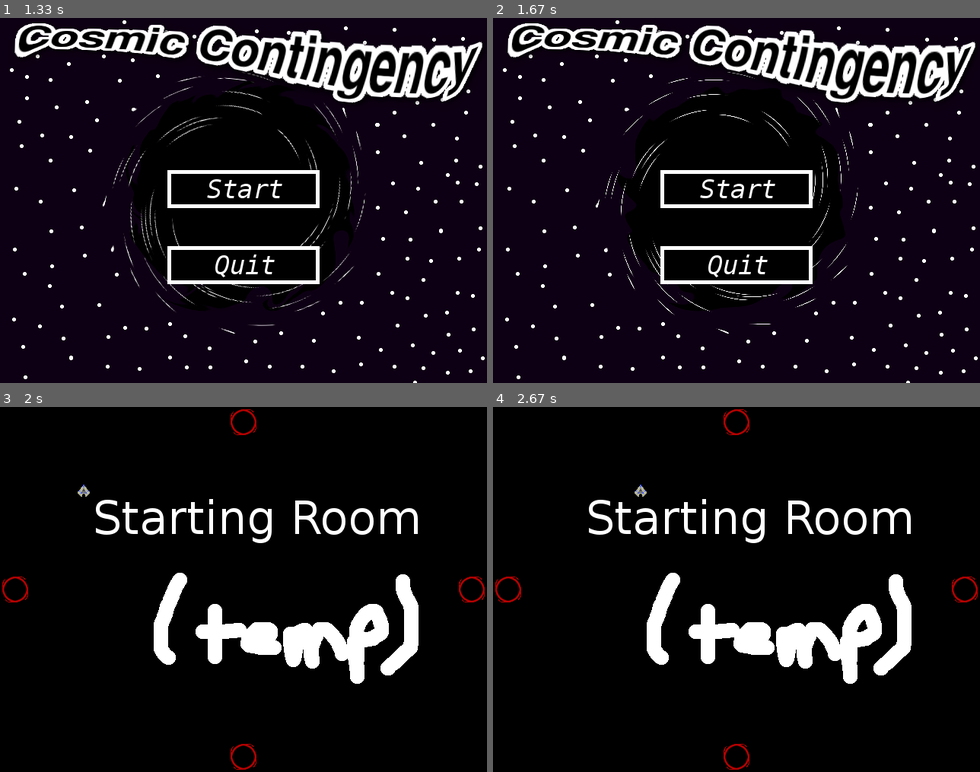
Above: before the commit, frames 1-4 (two rows, left to right).
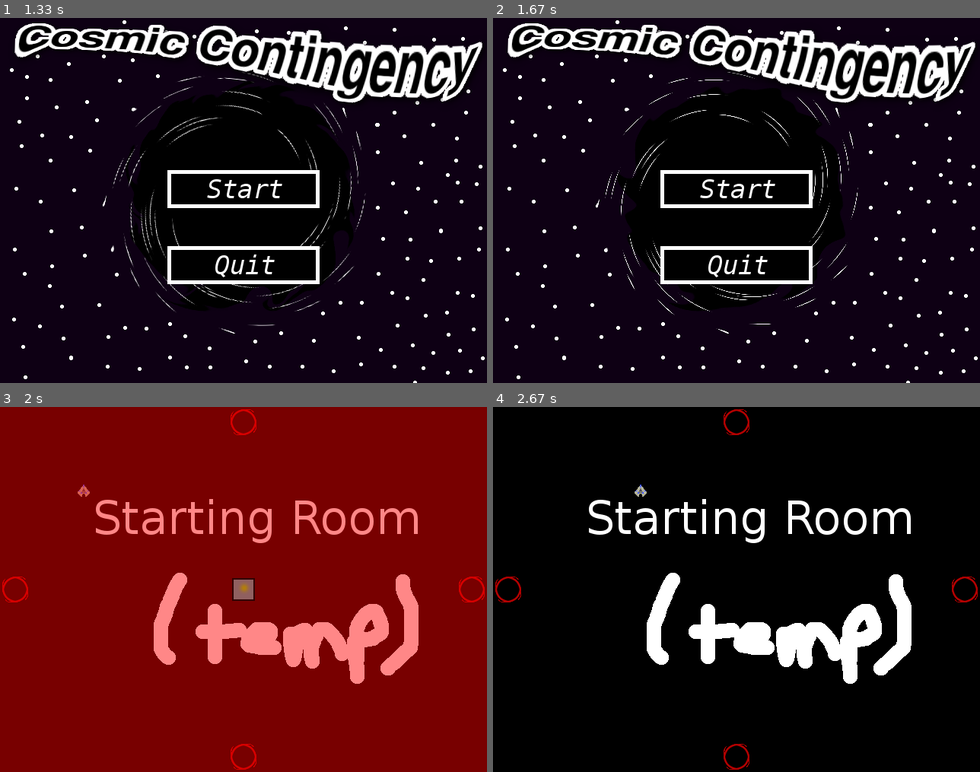
Above: after the commit, the same moments.

Repository: cdsupina/Space_Shooter_Pygame
Game: pygame game, started from main.py
Two runs of this game, one before a commit and one after it. Both use one fixed random seed, a clock stepped at 60 frames per second and the inputs below.
Inputs (mouse positions are in pixels of both pictures, inside the frame that each line leads up to):
- Up to frame 1 (1.33 s): hold M 0.33-0.8 s; hold D 0.33-0.8 s
- Up to frame 2 (1.67 s): hold W from 1.33 s (still down)
- Up to frame 3 (2 s): release W at 1.8 s; click (243, 578) at 1.88 s
- Up to frame 4 (2.67 s): hold M 2.17-2.63 s; hold D 2.17-2.63 s; move the mouse to (619, 593) at 2.2 s

Frames 1-2 are identical in both runs. In frame 3, 100% of the frame differs, in the area x 0-100%, y 0-100%; in frame 4, nothing differs.

Commit message:
~started adding map overlay

Diff:
--- a/levels.py
+++ b/levels.py
@@ -3,6 +3,13 @@
 from sprites import *
 from values import *
 
+
+#rooms
+#unexplored_room = pygame.image.load(unexplored_room_img).convert_alpha()
+#explored_room = pygame.image.load(explored_room_img).convert_alpha()
+#starting_room = pygame.image.load(starting_room_img).convert_alpha()
+#boss_room = pygame.image.load(boss_room_img).convert_alpha()
+#map_overlay_backgrounds = [map_bg]
 class Room():
     def __init__(self,level,room_type,enemy_number):
 
@@ -115,6 +122,7 @@
         self.locs = self.generate_locations()
         self.current_room = None
         self.generate_map()
+        #self.user_map = map_overlay = Splash_Screen((0,0),0,map_overlay_backgrounds,[(starting_room,(305,225))],[])
         #self.current_room = self.rooms[0]
 
 
--- a/main.py
+++ b/main.py
@@ -33,13 +33,20 @@
 quit_button = pygame.image.load(quit_button_img_name).convert()
 continue_button = pygame.image.load(continue_button_img_name).convert()
 pause_menu = pygame.image.load(pause_menu_img_name).convert_alpha()
+map_bg = pygame.image.load(map_overlay_img).convert_alpha()
+
+#rooms
+unexplored_room = pygame.image.load(unexplored_room_img).convert_alpha()
+explored_room = pygame.image.load(explored_room_img).convert_alpha()
+starting_room = pygame.image.load(starting_room_img).convert_alpha()
+boss_room = pygame.image.load(boss_room_img).convert_alpha()
 
 #initialize the player
 player = Ship(player_img_name,10,100,100)
 
 #set paused status to false
 paused = False
-
+map_showing = False
 #initialize first room
 
 size = 5
@@ -47,7 +54,7 @@
 #level_1 = Level([(2,0),(4,0,"x"),(0,1),(2,1),(4,1),(0,2),(1,2),(2,2,"*"),(3,2),(4,2),(2,3),(2,4)])
 level_1 = Level(size)
 #add the player to the allies sprite group
-print(level_1.current_room)
+#print(level_1.current_room)
 level_1.current_room.ally_sprite_group.add(player)
 
 scene_0_images = [(title,(0,0))]
@@ -58,6 +65,10 @@
 pause_menu_images = []
 pause_menu_buttons = [(continue_button,(220,193)),(quit_button,(220,266))]
 pause_menu = Splash_Screen((160,120),0,pause_menu_backgrounds,pause_menu_images,pause_menu_buttons)
+
+map_overlay_backgrounds = [map_bg]
+map_overlay = Splash_Screen((0,0),0,map_overlay_backgrounds,[(starting_room,(305,225))],[])
+
 
 while True:
 
@@ -95,6 +106,8 @@
 
             player.behave(speed)
 
+        if map_showing:
+            map_overlay.display(screen,dt)
 
     ##########EVENT-LISTENING##########
     for event in pygame.event.get():
@@ -146,5 +159,10 @@
                     paused = True
                 elif paused:
                     paused = False
+            if event.key == K_m:
+                if not map_showing:
+                    map_showing = True
+                elif map_showing:
+                    map_showing = False
 
     pygame.display.update()
--- a/splash_screens.py
+++ b/splash_screens.py
@@ -31,7 +31,12 @@
         else:
             screen.blit(self.frames[0],self.loc)
             self.display_buttons(screen)
+            self.display_images(screen)
 
     def display_buttons(self,screen):
         for b in self.button_info:
             self.buttons.append(screen.blit(b[0],b[1]))
+
+    def display_images(self,screen):
+        for i in self.images:
+            screen.blit(i[0],i[1])
--- a/values.py
+++ b/values.py
@@ -18,5 +18,12 @@
 player_laser_img_name = "assets/sprites/player_blaster.png"
 scene_1_start_room = "assets/images/start_room_temp.png"
 scene_1_boss_room = "assets/images/boss_room.png"
+map_overlay_img = "assets/images/map_overlay_bg.png"
+
+#rooms
+unexplored_room_img = "assets/images/room_unexplored.png"
+explored_room_img = "assets/images/room_explored.png"
+starting_room_img = "assets/images/room_starting.png"
+boss_room_img = "assets/images/room_boss.png"
 
 portal_unexplored_img_names = ["assets/sprites/portal_unexplored_1.png","assets/sprites/portal_unexplored_2.png","assets/sprites/portal_unexplored_3.png"]
Binary file added: assets/images/map_overlay_bg.png
Binary file added: assets/images/room_boss.png
Binary file added: assets/images/room_explored.png
Binary file added: assets/images/room_starting.png
Binary file added: assets/images/room_unexplored.png
